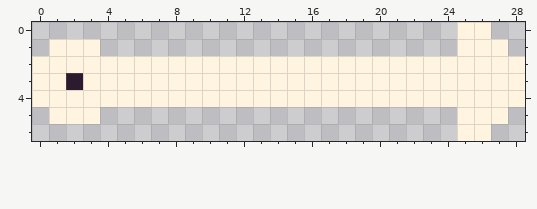
File history of a pixel-art file, res/img/boosterarrow.aseprite. Above is the file before it was changed.
29x7 pixels, 1 frame.
The result:
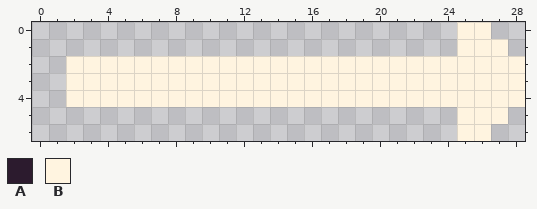
Palette (. is transparent): A #2c1b2e  B #fff4e0
Edits made:
y 1: x 1..3 BBB -> ...
y 2: x 0..1 BB -> ..
y 3: x 0..2 BBA -> ..B
y 4: x 0..1 BB -> ..
y 5: x 1..3 BBB -> ...
Pixel boxes of the changes (left, top, right, bottom) in both pictures:
changed: (32, 39, 100, 124)
